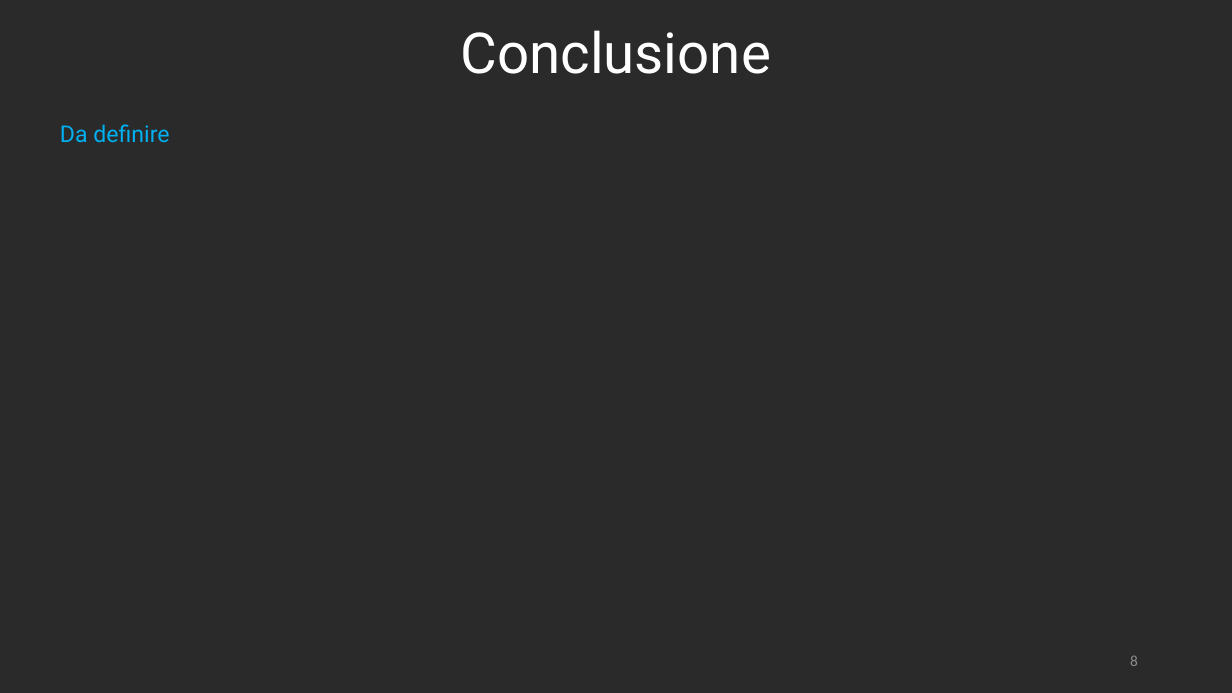
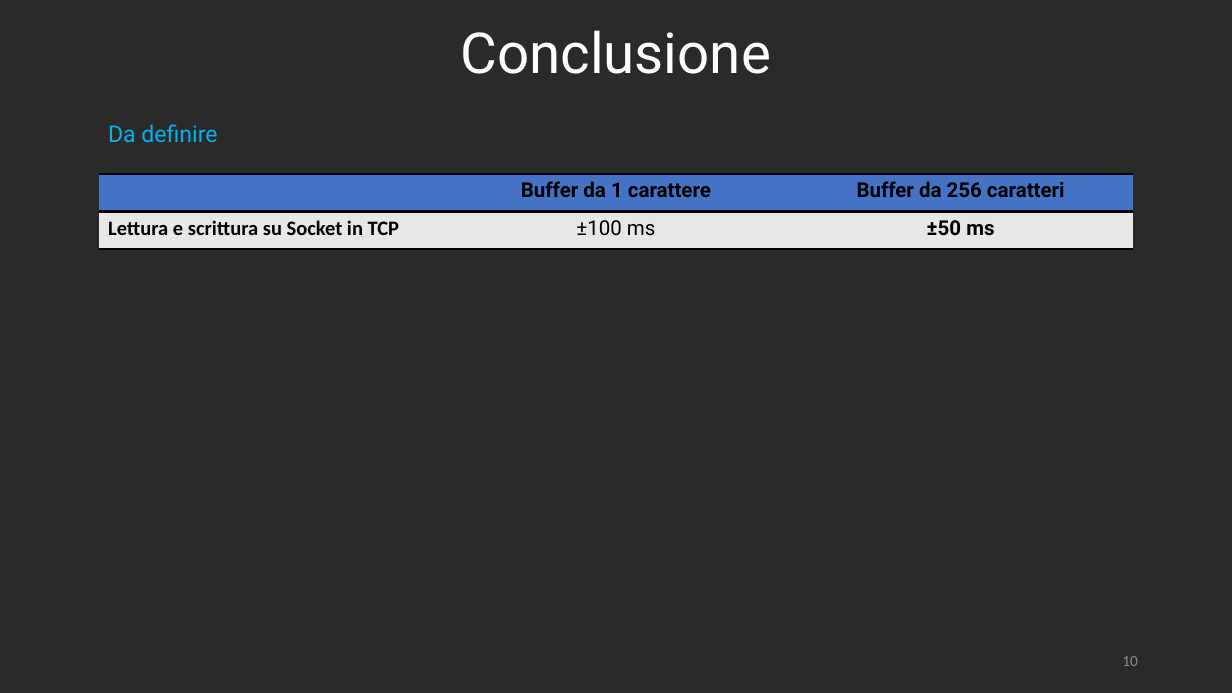
Before and after one commit to RetiCalc-Unibo/progetto3, a slide deck: slide 10 of Presentazione.pptx (slide 8 before the commit). Drawn at 1232x693 pixels with LibreOffice and Linux fonts; fonts in the diff are those of the drawing. Boxes give left, top, right and bottom in pixels: in the first picture for what was removed or moved away, otherwise in the second. Text is boxed around its words. In the diff, an @@ line names an element or a change of style, - is before the commit and + after.

```diff
--- a/Presentazione.pptx
+++ b/Presentazione.pptx
@@ text "Da definire": place and size @@
-text "Da definire" at [60,124,169,142]
+text "Da definire" at [108,124,217,142]
@@ table added at [99,174,1133,249], 2 rows, 3 columns @@
+ | Buffer da 1 carattere | Buffer da 256 caratteri
+Lettura e scrittura su Socket in TCP | ±100 ms | ±50 ms
@@ page number at [1122,656,1138,666]: text changed @@
-8
+10
```
Also in this commit, not shown: 2 other slides changed, 2 slides added, 1 other file.
